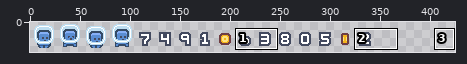
Edited in one commit: sprite sheet (assets/atlas/aa2pmdm.png). Above: a wide view before the commit, with the close-up outlined.
Close-up. Old version:
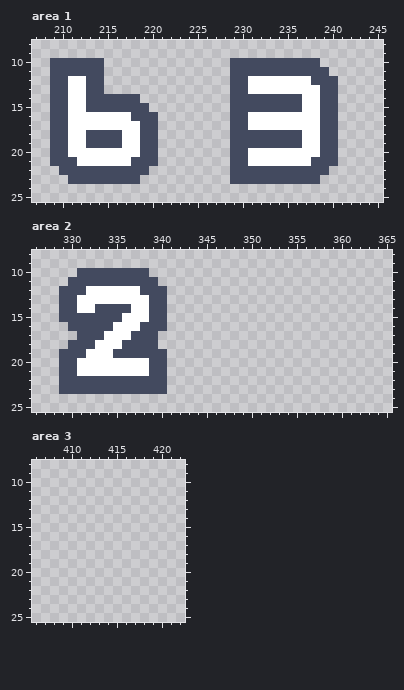
The file is 512x32 pixels. Shown: area 1: x 207..245, y 8..25; area 2: x 326..365, y 8..25; area 3: x 406..422, y 8..25. The wide view leaves out empty margins. The commit also changed other parts of the picture, which this record leaves out.
New version:
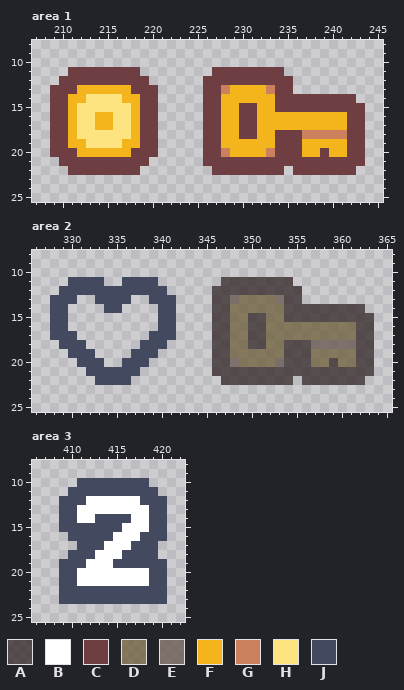
Palette (. is transparent): A #302324bf  B #ffffff  C #6f3e43  D #6b5c37bf  E #65544cbf  F #f4b41b  G #cb815e  H #fee481  J #434a5f
From old to new:
--- area 1
@@ x 207..245 @@
  9 .......................................
-10 ..JJJJJJ..............JJJJJJJJJJ.......
-11 ..JJJJJJ..............JJJJJJJJJJJ......
-12 ..JJBBJJ..............JJBBBBBBBJJJ.....
-13 ..JJBBJJ..............JJBBBBBBBBJJ.....
-14 ..JJBBJJJJJJ..........JJJJJJJJBBJJ.....
-15 ..JJBBJJJJJJJ.........JJJJJJJJBBJJ.....
-16 ..JJBBBBBBBJJJ........JJBBBBBBBBJJ.....
-17 ..JJBBBBBBBBJJ........JJBBBBBBBBJJ.....
-18 ..JJBBJJJJBBJJ........JJJJJJJJBBJJ.....
-19 ..JJBBJJJJBBJJ........JJJJJJJJBBJJ.....
-20 ..JJBBBBBBBBJJ........JJBBBBBBBBJJ.....
-21 ..JJJBBBBBBJJJ........JJBBBBBBBJJJ.....
-22 ...JJJJJJJJJJ.........JJJJJJJJJJJ......
-23 ....JJJJJJJJ..........JJJJJJJJJJ.......
+10 .......................................
+11 ....CCCCCCCC........CCCCCCCC...........
+12 ...CCCCCCCCCC......CCCCCCCCCC..........
+13 ..CCCFFFFFFCCC.....CCGFFFFGCC..........
+14 ..CCFFHHHHFFCC.....CCFFFFFFCCCCCCCCC...
+15 ..CCFHHHHHHFCC.....CCFFCCFFCCCCCCCCCC..
+16 ..CCFHHFFHHFCC.....CCFFCCFFFFFFFFFFCC..
+17 ..CCFHHFFHHFCC.....CCFFCCFFFFFFFFFFCC..
+18 ..CCFHHHHHHFCC.....CCFFCCFFCCCGGGGGCC..
+19 ..CCFFHHHHFFCC.....CCFFFFFFCCCFFFFFCC..
+20 ..CCCFFFFFFCCC.....CCGFFFFGCCCFFCFFCC..
+21 ...CCCCCCCCCC......CCCCCCCCCCCCCCCCCC..
+22 ....CCCCCCCC........CCCCCCCC.CCCCCCC...
+23 .......................................
 24 .......................................
--- area 2
@@ x 326..365 @@
  9 ........................................
-10 .....JJJJJJJJ...........................
-11 ....JJJJJJJJJJ..........................
-12 ...JJJBBBBBBJJJ.........................
-13 ...JJBBBBBBBBJJ.........................
-14 ...JJBBJJJJBBJJ.........................
-15 ...JJJJJJJBBBJJ.........................
-16 ....JJJJJBBBJJJ.........................
-17 .....JJJBBBJJJ..........................
-18 ....JJJBBBJJJJ..........................
-19 ...JJJBBBJJJJJJ.........................
-20 ...JJBBBBBBBBJJ.........................
-21 ...JJBBBBBBBBJJ.........................
-22 ...JJJJJJJJJJJJ.........................
-23 ...JJJJJJJJJJJJ.........................
+10 ........................................
+11 ....JJJJ..JJJJ.......AAAAAAAA...........
+12 ...JJJJJJJJJJJJ.....AAAAAAAAAA..........
+13 ..JJJ..JJJJ..JJJ....AAEDDDDEAA..........
+14 ..JJ....JJ....JJ....AADDDDDDAAAAAAAAA...
+15 ..JJ..........JJ....AADDAADDAAAAAAAAAA..
+16 ..JJ..........JJ....AADDAADDDDDDDDDDAA..
+17 ..JJJ........JJJ....AADDAADDDDDDDDDDAA..
+18 ...JJJ......JJJ.....AADDAADDAAAEEEEEAA..
+19 ....JJJ....JJJ......AADDDDDDAAADDDDDAA..
+20 .....JJJ..JJJ.......AAEDDDDEAAADDADDAA..
+21 ......JJJJJJ........AAAAAAAAAAAAAAAAAA..
+22 .......JJJJ..........AAAAAAAA.AAAAAAA...
+23 ........................................
 24 ........................................
--- area 3
@@ x 406..422 @@
  9 .................
-10 .................
-11 .................
-12 .................
-13 .................
-14 .................
-15 .................
-16 .................
-17 .................
-18 .................
-19 .................
-20 .................
-21 .................
-22 .................
-23 .................
+10 .....JJJJJJJJ....
+11 ....JJJJJJJJJJ...
+12 ...JJJBBBBBBJJJ..
+13 ...JJBBBBBBBBJJ..
+14 ...JJBBJJJJBBJJ..
+15 ...JJJJJJJBBBJJ..
+16 ....JJJJJBBBJJJ..
+17 .....JJJBBBJJJ...
+18 ....JJJBBBJJJJ...
+19 ...JJJBBBJJJJJJ..
+20 ...JJBBBBBBBBJJ..
+21 ...JJBBBBBBBBJJ..
+22 ...JJJJJJJJJJJJ..
+23 ...JJJJJJJJJJJJ..
 24 .................
